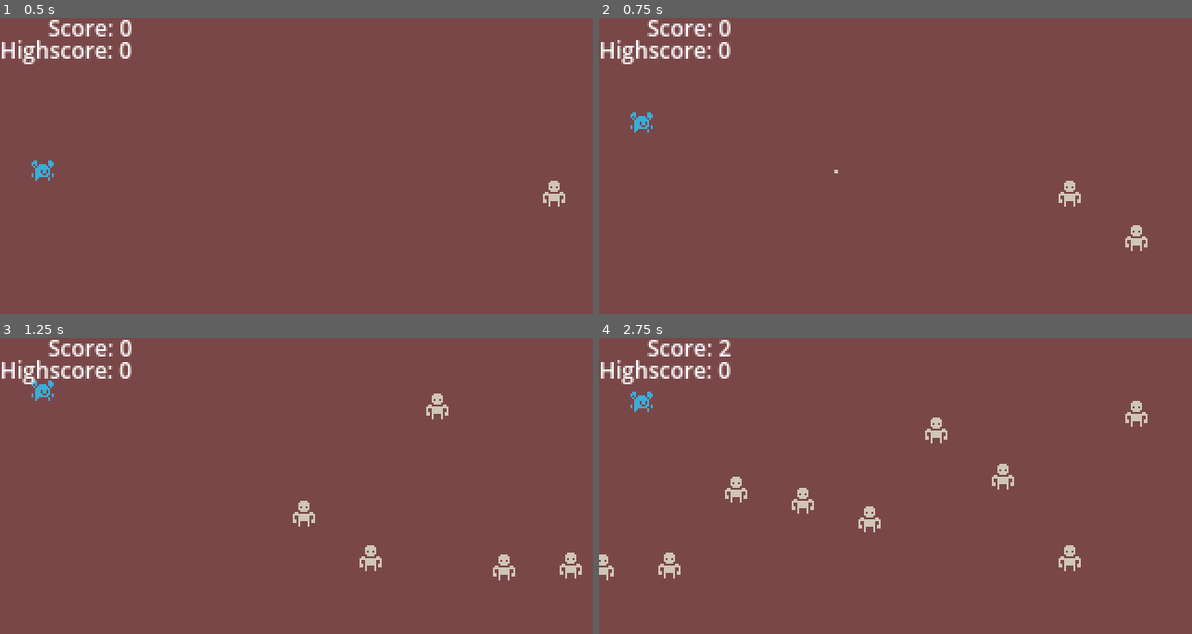
Above: before the commit, frames 1-4 (two rows, left to right).
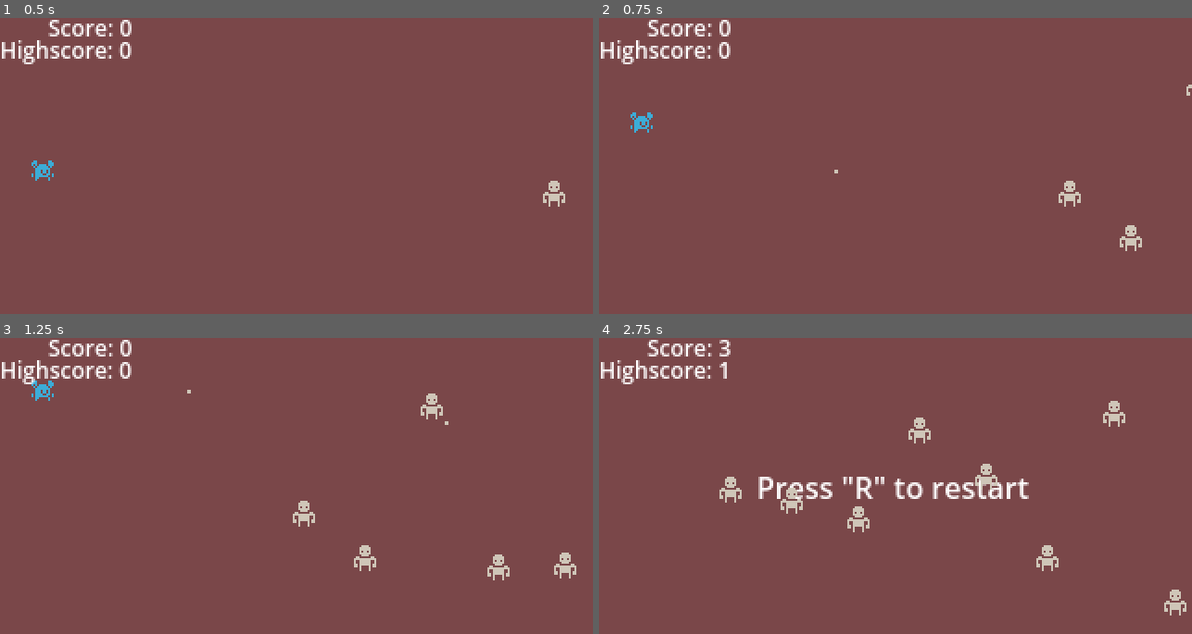
Above: after the commit, the same moments.

Repository: Purplelops/skeleton-shooter
Game: Godot game, scene res://Scenes/Main.tscn
Same seed, same stepped clock (60 frames per second), same inputs: the game is played once before the commit and once after it.
Inputs:
- Up to frame 1 (0.5 s): no input
- Up to frame 2 (0.75 s): hold Up (ui_up) from 0.53 s (still down); hold Space (space) from 0.53 s (still down)
- Up to frame 3 (1.25 s): keep holding Up (ui_up); keep holding Space (space)
- Up to frame 4 (2.75 s): release Up (ui_up) at 1.28 s; release Space (space) at 1.28 s; hold Down (ui_down) 1.28-2.03 s; tap Space (space) at 1.35 s; hold Up (ui_up) from 2.03 s (still down); hold Space (space) from 2.03 s (still down)

Frame 1 is identical in both runs. In frame 2, 0.2% of the frame differs, in the area x 87-100%, y 22-79%; in frame 3, 0.7%; in frame 4, 3.9%, in the area x 0-100%, y 0-94%.

Commit message:
Added shooting timer and increases spawn rate based on time played

Diff:
--- a/Scenes/Main.tscn
+++ b/Scenes/Main.tscn
@@ -1118,6 +1118,9 @@
 [node name="Hit" type="AudioStreamPlayer" parent="Player"]
 stream = ExtResource("5_g7w0w")
 
+[node name="ShootTimer" type="Timer" parent="Player"]
+wait_time = 0.25
+
 [node name="Bullets" type="Node2D" parent="."]
 
 [node name="ScoreLabel" type="Label" parent="."]
@@ -1154,3 +1157,4 @@
 text = "Highscore:"
 
 [connection signal="area_entered" from="Player" to="Player" method="_on_area_entered"]
+[connection signal="timeout" from="Player/ShootTimer" to="Player" method="_on_shoot_timer_timeout"]
--- a/Scripts/Enemy.gd
+++ b/Scripts/Enemy.gd
@@ -1,9 +1,10 @@
 extends Area2D
 
 signal hit
+var speed: float = 180
 
 func _process(delta):
-	position.x -= 180 * delta
+	position.x -= speed * delta
 
 	if position.x < -20:
 		queue_free()
--- a/Scripts/Main.gd
+++ b/Scripts/Main.gd
@@ -5,6 +5,7 @@
 var highscore: int = 0
 var timer: Timer
 var is_game_over = false
+var spawns_per_second: int = 20
 
 var save_path = "user://highscore.save"
 
@@ -25,9 +26,15 @@
 	$HighscoreLabel.text = "Highscore: " + str(highscore)
 
 
-func _process(_delta):
+func _process(delta):
 	if Input.is_action_just_pressed("Restart") and is_game_over:
 		get_tree().reload_current_scene()
+
+	# Reduce spawn time
+	if timer.wait_time < (1.0 / spawns_per_second):
+		pass
+	else:
+		timer.wait_time -= 0.005 * delta
 
 
 func spawn_enemy():
--- a/Scripts/Player.gd
+++ b/Scripts/Player.gd
@@ -3,6 +3,7 @@
 var velocity = Vector2.ZERO
 var speed = 130
 var is_dead: bool = false
+var can_shoot: bool = true
 
 signal hit
 
@@ -18,7 +19,9 @@
 			velocity.y += speed
 
 		# Shooting
-		if Input.is_action_just_pressed("space"):
+		if Input.is_action_pressed("space") and can_shoot:
+			can_shoot = false
+			$ShootTimer.start()
 			var bullet = bullet_scene.instantiate()
 			bullet.position = position + Vector2(10, 0)
 			$"../Bullets".add_child(bullet)
@@ -33,3 +36,7 @@
 		hit.emit()
 		$Hit.play()
 		is_dead = true
+
+
+func _on_shoot_timer_timeout():
+	can_shoot = true
--- a/Scripts/bullet.gd
+++ b/Scripts/bullet.gd
@@ -1,10 +1,11 @@
 extends Area2D
 
+var hp: int = 2
 
 func _process(delta):
 	position.x += 520 * delta
-	if position.x >= 1000:
+	if position.x >= 1000 or hp == 0:
 		queue_free()
 
 func _on_area_entered(_area):
-	queue_free()
+		hp -= 1
--- a/project.godot
+++ b/project.godot
@@ -12,7 +12,7 @@
 
 config/name="Side Scrolling Shooter Thing"
 run/main_scene="res://Scenes/Main.tscn"
-config/features=PackedStringArray("4.1", "Mobile")
+config/features=PackedStringArray("4.2", "Mobile")
 config/icon="res://Sprites/skeleton_shooter_icon.png"
 
 [display]
Not shown, changed: export_presets.cfg
